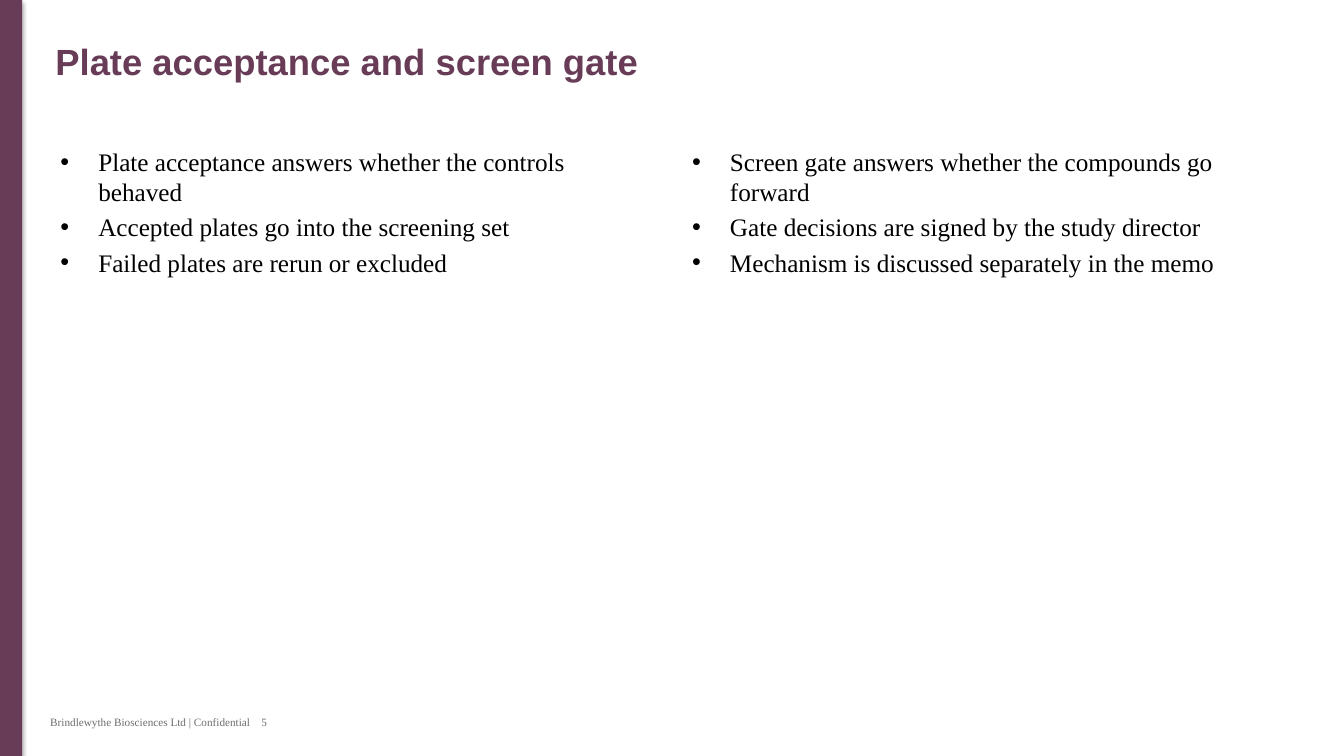
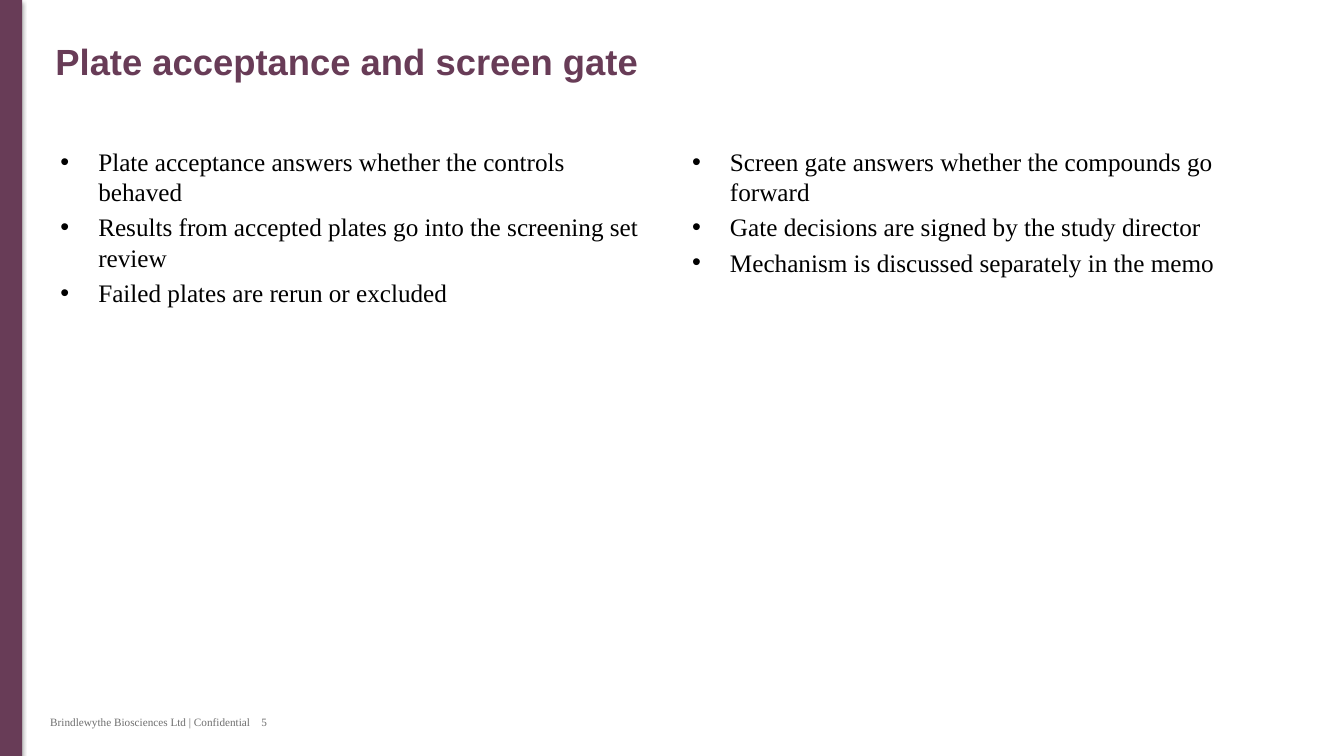
Before and after one commit to 60xAI/portco-mock-dataset, a slide deck: slide 5 of output/archive/Archive/Users/mellerscombe_old_laptop/Presentations/Working/Copy of Screening_workflow.pptx. Drawn at 1344x756 pixels with LibreOffice and Linux fonts; fonts in the diff are those of the drawing. Boxes give left, top, right and bottom in pixels: in the first picture for what was removed or moved away, otherwise in the second. Text is boxed around its words. In the diff, an @@ line names an element or a change of style, - is before the commit and + after.

Commit message:
Stage 8 review fixes: B-032

```diff
--- a/output/archive/Archive/Users/mellerscombe_old_laptop/Presentations/Working/Copy of Screening_workflow.pptx
+++ b/output/archive/Archive/Users/mellerscombe_old_laptop/Presentations/Working/Copy of Screening_workflow.pptx
@@ text at [98,218,638,268]: text changed @@
-• Accepted plates go into the screening set
+• Results from accepted plates go into the screening set review
```
Also in this commit, not shown: 2 other slides changed, 1 other file.
